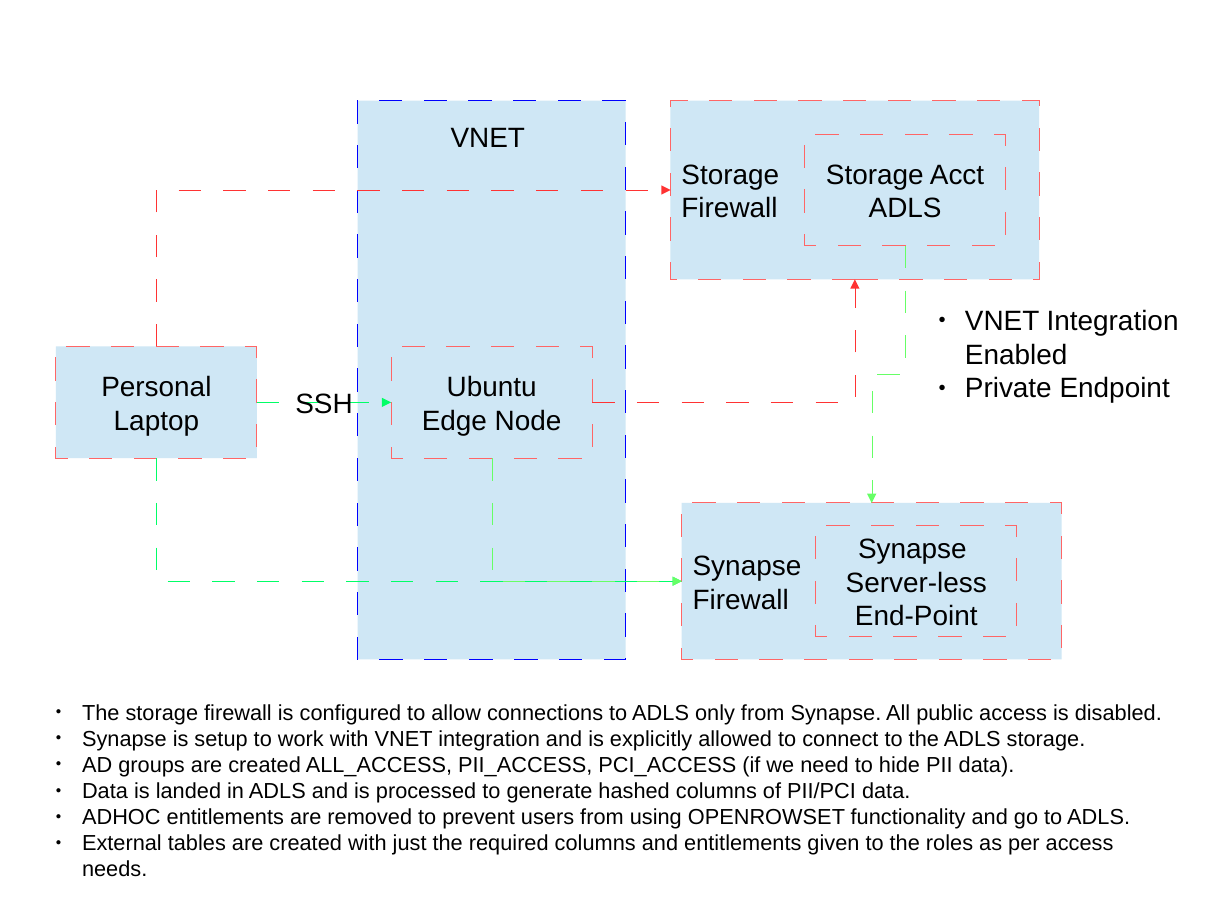
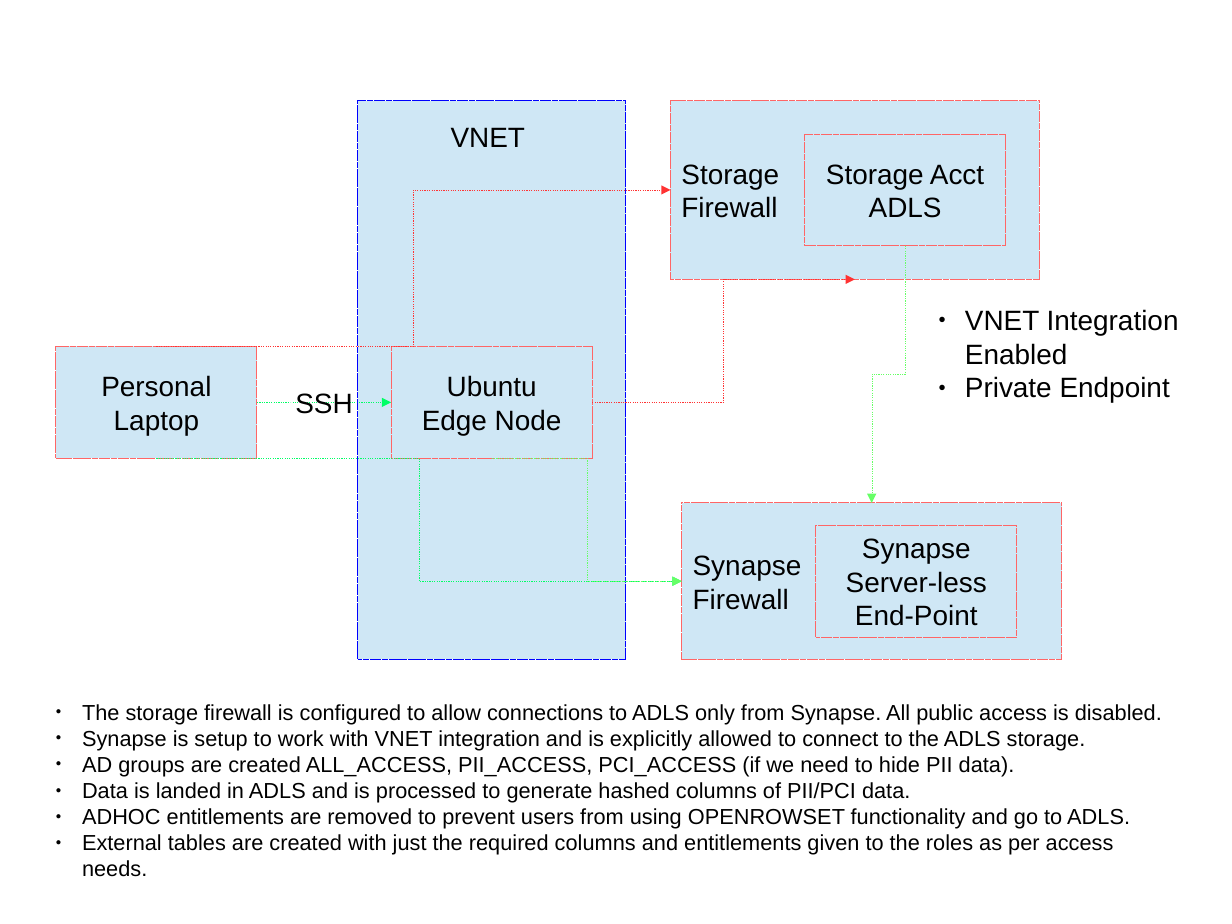
Before and after one commit to SowmyaVenky/AzureSynapseExperiments, a slide deck: slide 1 of Synapse_Setup.odp. Drawn at 1232x924 pixels with LibreOffice and Linux fonts; fonts in the diff are those of the drawing. Boxes give left, top, right and bottom in pixels: in the first picture for what was removed or moved away, otherwise in the second. Text is boxed around its words. In the diff, an @@ line names an element or a change of style, - is before the commit and + after.

```diff
--- a/Synapse_Setup.odp
+++ b/Synapse_Setup.odp
@@ rectangle removed at (x1=358, y1=101, x2=626, y2=660) @@
@@ freeform shape added at (x1=358, y1=101, x2=626, y2=660), fill #CFE7F5, outline #0000FF 0 pt @@
@@ rectangle removed at (x1=671, y1=101, x2=1040, y2=279) @@
-Storage
-Firewall
@@ freeform shape added at (x1=671, y1=101, x2=1040, y2=279), fill #CFE7F5, outline #FF6666 0 pt, 18 pt, text #000000 @@
+Storage
+Firewall
@@ rectangle removed at (x1=805, y1=134, x2=1006, y2=246) @@
-Storage Acct
-ADLS
@@ freeform shape added at (x1=805, y1=134, x2=1006, y2=246), fill #CFE7F5, outline #FF6666 0 pt, 18 pt, text #000000 @@
+Storage Acct
+ADLS
@@ elbow arrow (157, 347) - (671, 190): route changed @@
@@ elbow arrow (593, 402) - (855, 279): route changed @@
@@ rectangle removed at (x1=56, y1=347, x2=257, y2=458) @@
-Personal
-Laptop
@@ freeform shape added at (x1=56, y1=347, x2=257, y2=458), fill #CFE7F5, outline #FF6666 0 pt, 18 pt, text #000000 @@
+Personal
+Laptop
@@ rectangle removed at (x1=391, y1=347, x2=593, y2=458) @@
-Ubuntu
-Edge Node
@@ freeform shape added at (x1=391, y1=347, x2=593, y2=458), fill #CFE7F5, outline #FF6666 0 pt, 18 pt, text #000000 @@
+Ubuntu
+Edge Node
@@ line removed at (x1=257, y1=402, x2=391, y2=402) @@
-SSH
@@ freeform shape added at (x1=257, y1=402, x2=391, y2=402), outline #00FF66 0 pt, 18 pt, text #000000 @@
+SSH
@@ elbow arrow (157, 458) - (682, 581): route changed @@
@@ elbow arrow (492, 458) - (682, 581): route changed @@
@@ rectangle removed at (x1=682, y1=503, x2=1062, y2=660) @@
-Synapse
-Firewall
@@ freeform shape added at (x1=682, y1=503, x2=1062, y2=660), fill #CFE7F5, outline #FF6666 0 pt, 18 pt, text #000000 @@
+Synapse
+Firewall
@@ rectangle removed at (x1=816, y1=525, x2=1017, y2=637) @@
-Synapse
-Server-less
-End-Point
@@ freeform shape added at (x1=816, y1=525, x2=1017, y2=637), fill #CFE7F5, outline #FF6666 0 pt, 18 pt, text #000000 @@
+Synapse
+Server-less
+End-Point
```
Also in this commit, not shown: 1 other slide changed, 2 slides added, 3 other files.
